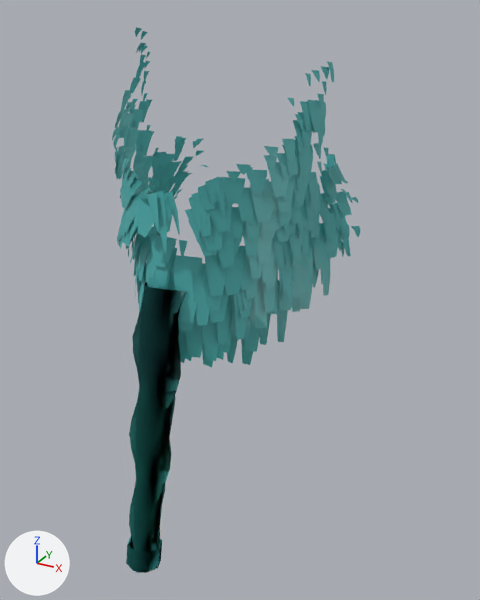
The glTF model assets/giant/parts/Beard_chin_braid.glb as it was, and as the next commit left it.
Camera for both pictures: a camera (50 mm lens) standing at (0.46, -0.938, 3.552) and looking at (0.039, -0.173, 3.17). The axes (+X, +Y, +Z) are drawn at lower left. The lights are the same throughout. The older version comes first. Vertices at exactly the same position are counted once.

In view in the first picture: 'Beard_chin_braid'.
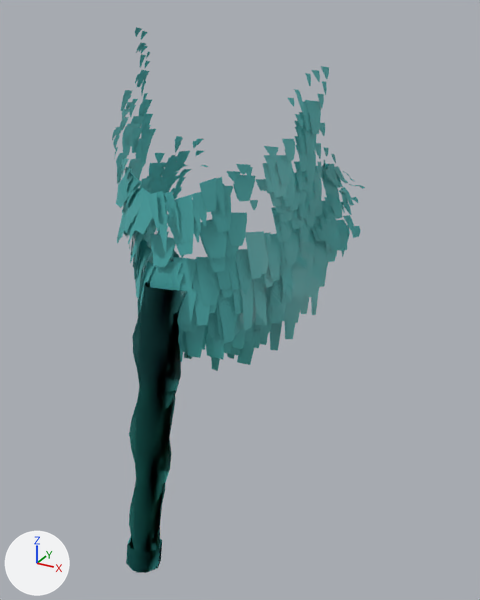
Location of each change, (x1, y1, x2, y2) in pixels of the pictures (480 x 600 px; the box of a moved part takes in the faces that stretch with it):
'Beard_chin_braid', reshaped
    before: (112, 27, 361, 573)
    after: (112, 27, 365, 573)
part 1 of me_beard_chin_braid, moved or reshaped
    before: (294, 187, 305, 201)
    after: (338, 190, 349, 208)
part 2 of me_beard_chin_braid, moved or reshaped
    before: (249, 185, 274, 222)
    after: (131, 116, 145, 128)
part 3 of me_beard_chin_braid, moved or reshaped
    before: (225, 246, 246, 296)
    after: (217, 257, 236, 290)
part 4 of me_beard_chin_braid, moved or reshaped
    before: (313, 183, 321, 214)
    after: (325, 193, 342, 219)
part 5 of me_beard_chin_braid, moved or reshaped
    before: (295, 150, 300, 174)
    after: (305, 100, 321, 134)
part 6 of me_beard_chin_braid, moved or reshaped
    before: (260, 227, 276, 239)
    after: (282, 139, 295, 161)
part 7 of me_beard_chin_braid, moved or reshaped
    before: (261, 268, 278, 313)
    after: (233, 289, 248, 314)
part 8 of me_beard_chin_braid, moved or reshaped
    before: (117, 101, 337, 360)
    after: (116, 90, 338, 351)
part 9 of me_beard_chin_braid, edited (looks the same)
    both: (134, 131, 348, 364)

Edits to the bpy script that builds the scene:
```text
Change me_beard_chin_braid:
    where me_beard_chin_braid.from_pydata(...)  # 4449 vertices, 3588 faces; spans x -0.168..0.165, y -0.405..0.024, z 2.831..3.528
    used by ob_beard_chin_braid; location = (0.0, 0.0, 0.0)
    me_beard_chin_braid part 1: the loose piece of 10 vertices spanning x 0.12..0.132, y -0.193..-0.162, z 3.329..3.374 is multiplied about its middle by the matrix ((0.549, -0.096, -0.202), (0.116, 0.58, 0.04), (0.191, -0.076, 0.556)), then moved by (0.013, 0.135, -0.051)
    me_beard_chin_braid part 2: the loose piece of 10 vertices spanning x 0.092..0.114, y -0.249..-0.214, z 3.313..3.359 is multiplied about its middle by the matrix ((-0.726, 0.56, -0.033), (-0.553, -0.706, 0.192), (0.092, 0.172, 0.896)), then moved by (-0.232, 0.064, 0.058)
    me_beard_chin_braid part 3: the loose piece of 10 vertices spanning x 0.058..0.084, y -0.269..-0.233, z 3.218..3.281 is scaled about its middle by (0.866, 0.808, 0.821), then moved by (-0.007, -0.007, 0.003)
    me_beard_chin_braid part 4: the loose piece of 10 vertices spanning x 0.124..0.132, y -0.141..-0.104, z 3.298..3.34 is multiplied about its middle by the matrix ((0.916, 0.121, -0.257), (-0.116, 0.951, 0.032), (0.259, 0.0, 0.924)), then moved by (0.007, 0.057, -0.022)
    me_beard_chin_braid part 5: the loose piece of 10 vertices spanning x 0.121..0.132, y -0.199..-0.168, z 3.364..3.404 is scaled about its middle by (1.25, 1.06, 1.03), then moved by (0.007, 0.029, 0.045)
    me_beard_chin_braid part 6: the loose piece of 10 vertices spanning x 0.093..0.111, y -0.232..-0.199, z 3.286..3.323 is multiplied about its middle by the matrix ((0.707, -0.191, -0.014), (0.191, 0.706, 0.012), (0.01, -0.015, 0.732)), then moved by (0.023, 0.008, 0.093)
    me_beard_chin_braid part 7: the loose piece of 10 vertices spanning x 0.087..0.107, y -0.222..-0.182, z 3.181..3.259 is multiplied about its middle by the matrix ((0.848, 0.135, -0.012), (-0.135, 0.848, -0.003), (0.011, 0.005, 0.859)), then moved by (-0.023, -0.036, 0.001)
    me_beard_chin_braid part 8: 3300 of 4449 vertices moved; they spanned x -0.157..0.163, y -0.33..-0.022, z 3.075..3.492 and now span x -0.16..0.165, y -0.33..0.015, z 3.064..3.473; mean shift (0.005, 0.009, -0.015); largest move (0.144, -0.128, 3.468) -> (-0.029, -0.274, 3.139)
    me_beard_chin_braid part 9: 1164 kept faces spanning x -0.16..0.165, y -0.311..0.015, z 3.064..3.446 get new vertex colours; the middle colour goes from cyan #56bdbd to cyan #56c0c0
```
